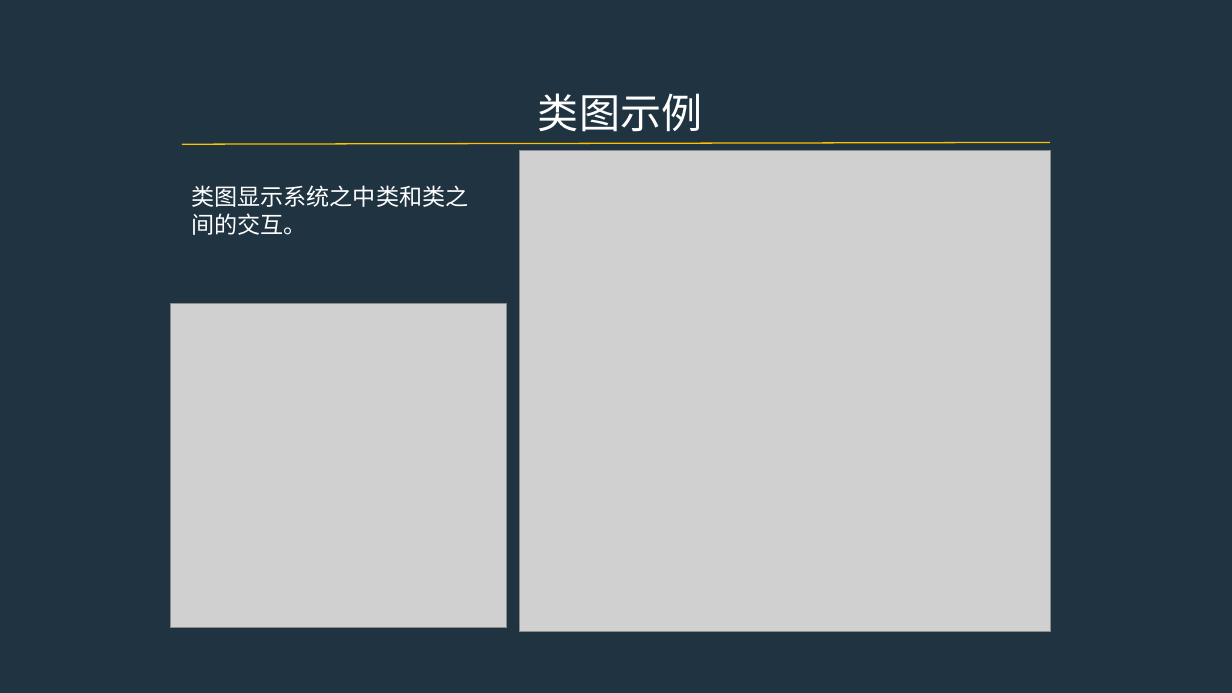
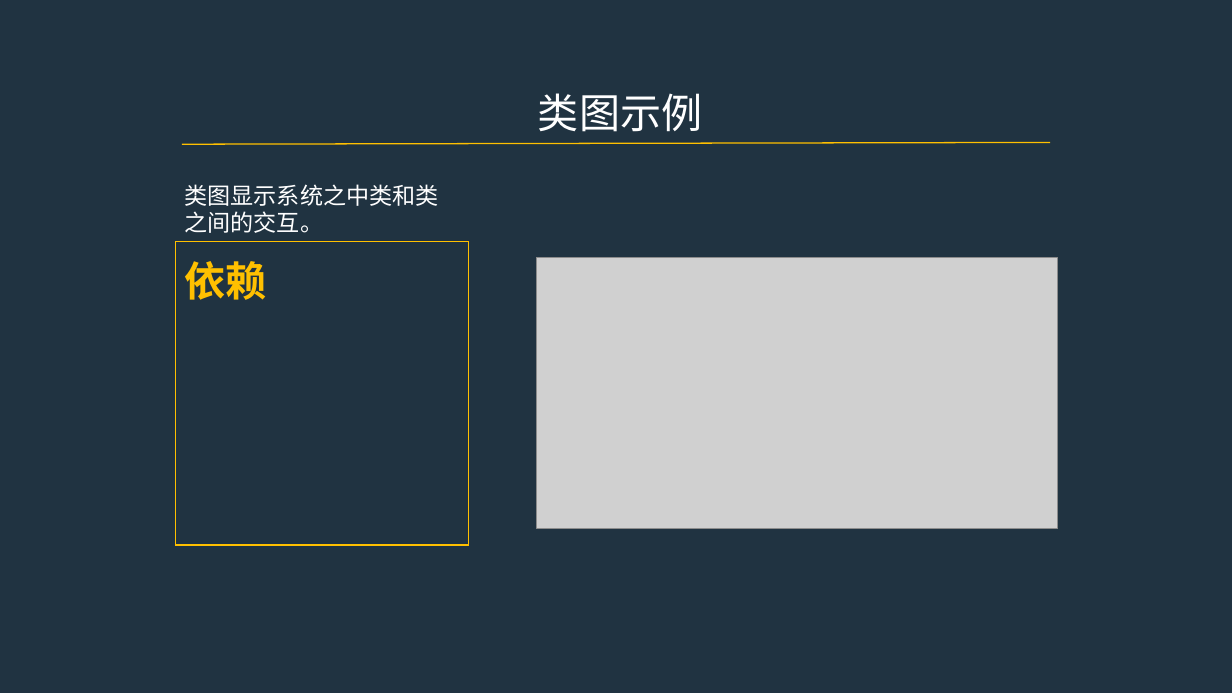
Before and after one commit to PRD2017-G07/G07-teamwork, a slide deck: slide 16 of 0PPT/UML图.pptx. Drawn at 1232x693 pixels with LibreOffice and Linux fonts; fonts in the diff are those of the drawing; grey boxes stand for pictures. Boxes give left, top, right and bottom in pixels: in the first picture for what was removed or moved away, otherwise in the second. Text is boxed around its words. In the diff, an @@ line names an element or a change of style, - is before the commit and + after.

Commit message:
GBL

```diff
--- a/0PPT/UML图.pptx
+++ b/0PPT/UML图.pptx
@@ text "类图显示系统之中类和类之间的交互。" rewrapped from (191, 185, 468, 235) to (185, 184, 439, 233) @@
@@ rectangle added at (176, 241, 469, 545), outline #FFC000 1 pt, 32 pt, text #FFC000, bold @@
+依赖
@@ picture: place and size @@
-picture at (519, 151, 1050, 631)
+picture at (536, 258, 1058, 529)
@@ picture removed at (171, 304, 507, 628) @@
```
Also in this commit, not shown: 15 other slides changed, 3 slides added, 3 slides removed.
